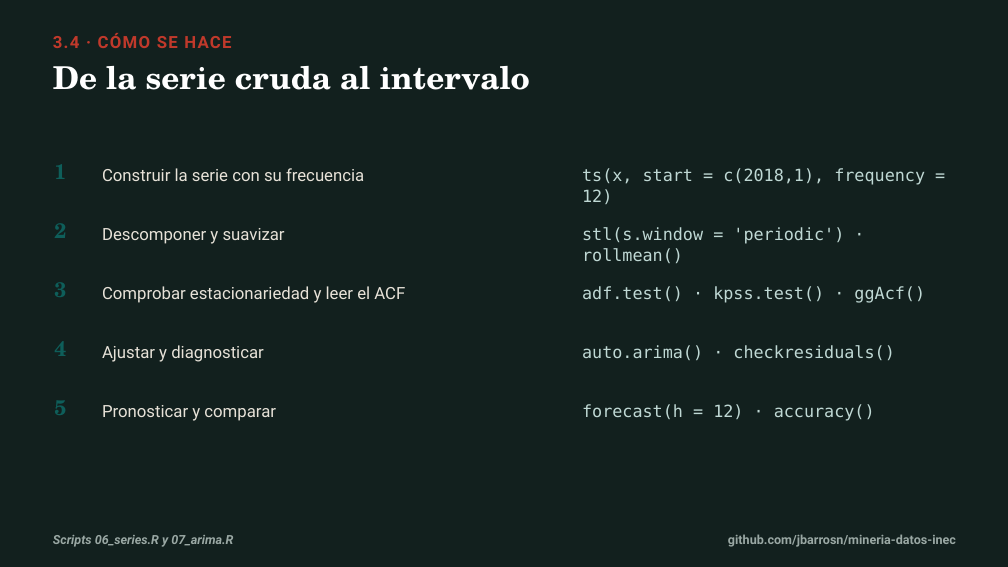
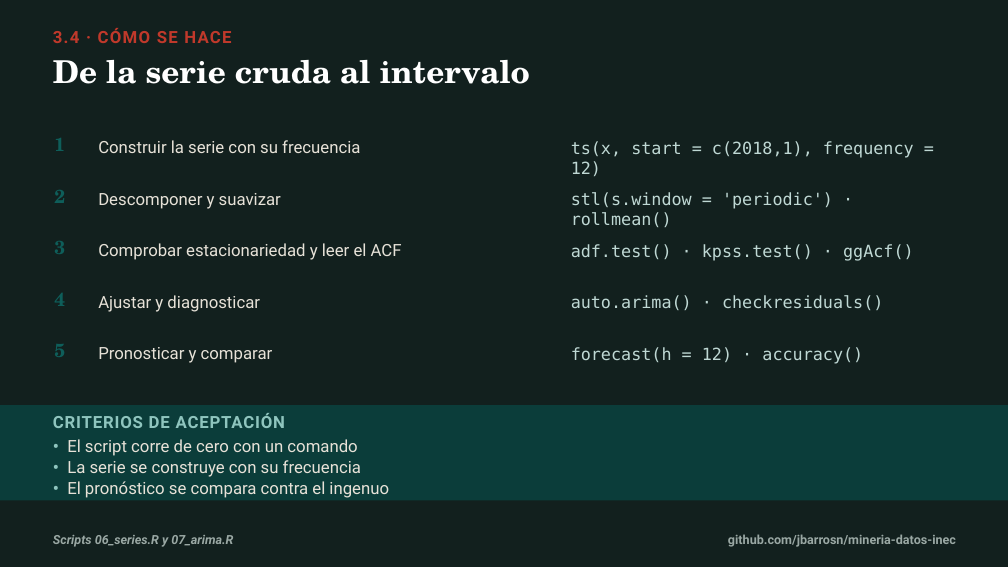
Before and after one commit to jbarrosn/mineria-datos-inec, a slide deck: slide 9 of docs/diapositivas/04_analisis_temporal.pptx. Drawn at 1008x567 pixels with LibreOffice and Linux fonts; fonts in the diff are those of the drawing. Boxes give left, top, right and bottom in pixels: in the first picture for what was removed or moved away, otherwise in the second. Text is boxed around its words. In the diff, an @@ line names an element or a change of style, - is before the commit and + after.

Commit message:
Agrega criterios de aceptacion a cada lamina y reajusta la retícula

```diff
--- a/docs/diapositivas/04_analisis_temporal.pptx
+++ b/docs/diapositivas/04_analisis_temporal.pptx
@@ text "3.4 · CÓMO SE HACE": place and size @@
-text "3.4 · CÓMO SE HACE" at <box>53,33,231,48</box>
+text "3.4 · CÓMO SE HACE" at <box>53,28,231,43</box>
@@ text "De la serie cruda al ...": place and size @@
-text "De la serie cruda al ..." at <box>53,66,530,90</box>
+text "De la serie cruda al ..." at <box>53,60,530,84</box>
@@ text "1": place and size @@
-text "1" at <box>54,164,66,179</box>
+text "1" at <box>54,138,65,151</box>
@@ text "Construir la serie con su ...": place and size @@
-text "Construir la serie con su ..." at <box>102,168,364,181</box>
+text "Construir la serie con su ..." at <box>98,140,360,153</box>
@@ text "ts(x, start = c(2018,1), frequency ...": place and size @@
-text "ts(x, start = c(2018,1), frequency ..." at <box>582,168,925,204</box>
+text "ts(x, start = c(2018,1), frequency ..." at <box>571,141,914,176</box>
@@ text "2": place and size @@
-text "2" at <box>54,223,66,238</box>
+text "2" at <box>54,190,65,203</box>
@@ text "Descomponer y suavizar": place and size @@
-text "Descomponer y suavizar" at <box>102,228,285,244</box>
+text "Descomponer y suavizar" at <box>98,193,281,209</box>
@@ text "stl(s.window = 'periodic') · rollmean()": place and size @@
-text "stl(s.window = 'periodic') · rollmean()" at <box>582,227,844,263</box>
+text "stl(s.window = 'periodic') · rollmean()" at <box>571,192,833,227</box>
@@ text "3": place and size @@
-text "3" at <box>54,282,66,297</box>
+text "3" at <box>54,241,65,254</box>
@@ text "Comprobar estacionariedad y leer el ...": place and size @@
-text "Comprobar estacionariedad y leer el ..." at <box>102,286,405,303</box>
+text "Comprobar estacionariedad y leer el ..." at <box>98,243,402,260</box>
@@ text "adf.test() · kpss.test() · ggAcf()": place and size @@
-text "adf.test() · kpss.test() · ggAcf()" at <box>582,286,925,303</box>
+text "adf.test() · kpss.test() · ggAcf()" at <box>571,244,914,261</box>
@@ text "4": place and size @@
-text "4" at <box>54,341,66,356</box>
+text "4" at <box>54,293,65,306</box>
@@ text "Ajustar y diagnosticar": place and size @@
-text "Ajustar y diagnosticar" at <box>102,345,264,362</box>
+text "Ajustar y diagnosticar" at <box>98,295,260,312</box>
@@ text "auto.arima() · checkresiduals()": place and size @@
-text "auto.arima() · checkresiduals()" at <box>582,345,894,360</box>
+text "auto.arima() · checkresiduals()" at <box>571,295,883,310</box>
@@ size 20 to 18 pt in 5 elements at <box>54,138,65,151</box>, <box>54,190,65,203</box>, <box>54,241,65,254</box>, <box>54,293,65,306</box>, <box>54,344,65,357</box> @@
@@ text "5": place and size @@
-text "5" at <box>54,400,66,415</box>
+text "5" at <box>54,344,65,357</box>
@@ line spacing 1.1 to 1.05 in 5 elements at <box>98,140,360,153</box>, <box>98,193,281,209</box>, <box>98,243,402,260</box>, <box>98,295,260,312</box>, <box>98,347,273,363</box> @@
@@ text "Pronosticar y comparar": place and size @@
-text "Pronosticar y comparar" at <box>102,405,276,421</box>
+text "Pronosticar y comparar" at <box>98,347,273,363</box>
@@ line spacing 1.05 to 1 in 5 elements at <box>571,141,914,176</box>, <box>571,192,833,227</box>, <box>571,244,914,261</box>, <box>571,295,883,310</box>, <box>571,347,863,364</box> @@
@@ text "forecast(h = 12) · accuracy()": place and size @@
-text "forecast(h = 12) · accuracy()" at <box>582,404,875,421</box>
+text "forecast(h = 12) · accuracy()" at <box>571,347,863,364</box>
@@ rectangle added at <box>0,405,1008,501</box>, fill #0B3D3A @@
@@ text added at <box>53,413,285,428</box>, 16 pt, text #8FC5BE, bold @@
+CRITERIOS DE ACEPTACIÓN
@@ text added at <box>67,439,389,498</box>, 16 pt, text #E7E2D8 @@
+• El script corre de cero con un comando
+• La serie se construye con su frecuencia
+• El pronóstico se compara contra el ingenuo
```
Also in this commit, not shown: 9 other slides changed, 9 other files.
